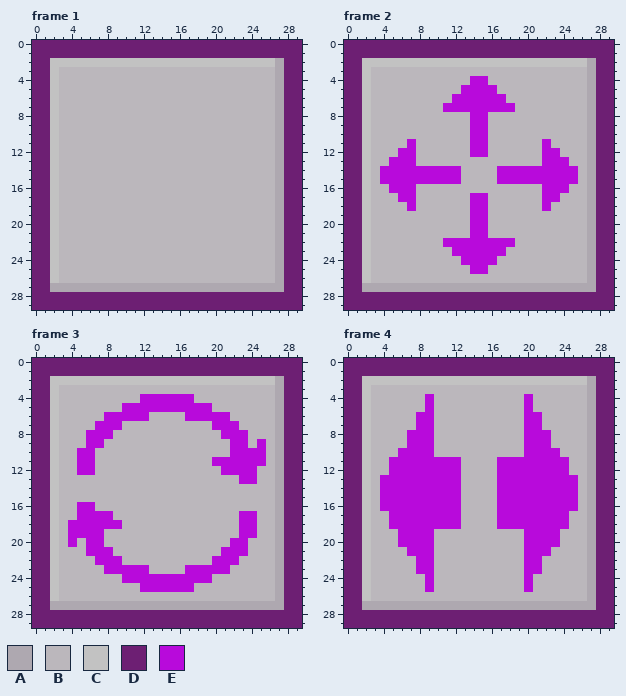
Pixel-art file -- game-off-2026/sprites/polygon_transforms.aseprite. The first picture shows the starting point.
30x30 pixels, 4 frames. Colours within 5 levels of each other are drawn and written as one. Shown: frame 1, frame 2, frame 3, frame 4.
Palette (. is transparent): A #aea8b0  B #bbb7bc  C #c2c2c2  D #6d1f73  E #b80adb
After the commit:
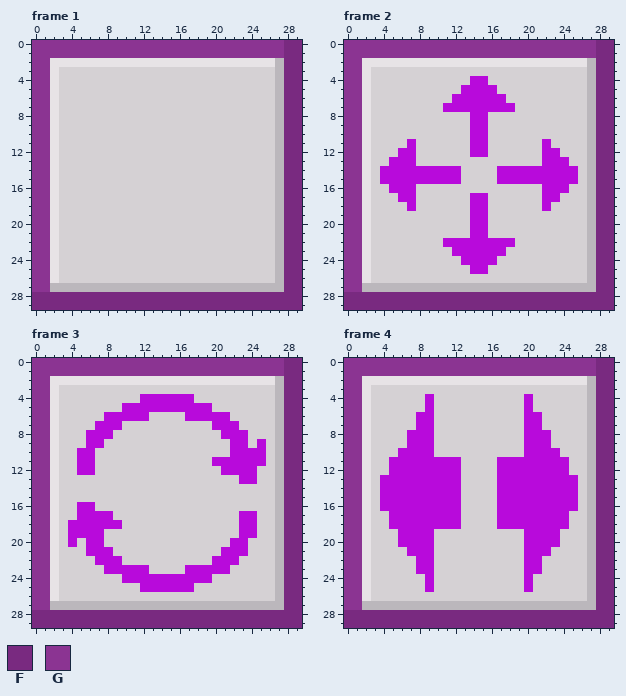
Colours new in this view: F #792a80  G #8b3492
What changed:
colour A: #aea8b0 -> #bbb7bc
colour B: #bbb7bc -> #d5d1d4
colour C: #c2c2c2 -> #e7e3e6
Changed rows in their new state; - is a pixel that keeps its letter.
Frame 1, layer "Layer 1":
first column x 0:
 0 GGGGGGGGGGGGGGGGGGGGGGGGGGGGFF
 1 GGGGGGGGGGGGGGGGGGGGGGGGGGGGFF
 2 GG--------------------------FF
 3 GG--------------------------FF
 4 GG--------------------------FF
 5 GG--------------------------FF
 6 GG--------------------------FF
 7 GG--------------------------FF
 8 GG--------------------------FF
 9 GG--------------------------FF
10 GG--------------------------FF
11 GG--------------------------FF
12 GG--------------------------FF
13 GG--------------------------FF
14 GG--------------------------FF
15 GG--------------------------FF
16 GG--------------------------FF
17 GG--------------------------FF
18 GG--------------------------FF
19 GG--------------------------FF
20 GG--------------------------FF
21 GG--------------------------FF
22 GG--------------------------FF
23 GG--------------------------FF
24 GG--------------------------FF
25 GG--------------------------FF
26 GG--------------------------FF
27 GG--------------------------FF
28 FFFFFFFFFFFFFFFFFFFFFFFFFFFFFF
29 FFFFFFFFFFFFFFFFFFFFFFFFFFFFFF
Frame 2, layer "Layer 1": the same change as frame 1
Frame 3, layer "Layer 1": the same change as frame 1
Frame 4, layer "Layer 1": the same change as frame 1
Pixel boxes of the changes (left, top, right, bottom) in both pictures:
changed: (32, 40, 302, 310)
changed: (344, 40, 614, 310)
changed: (32, 358, 302, 628)
changed: (344, 358, 614, 628)
